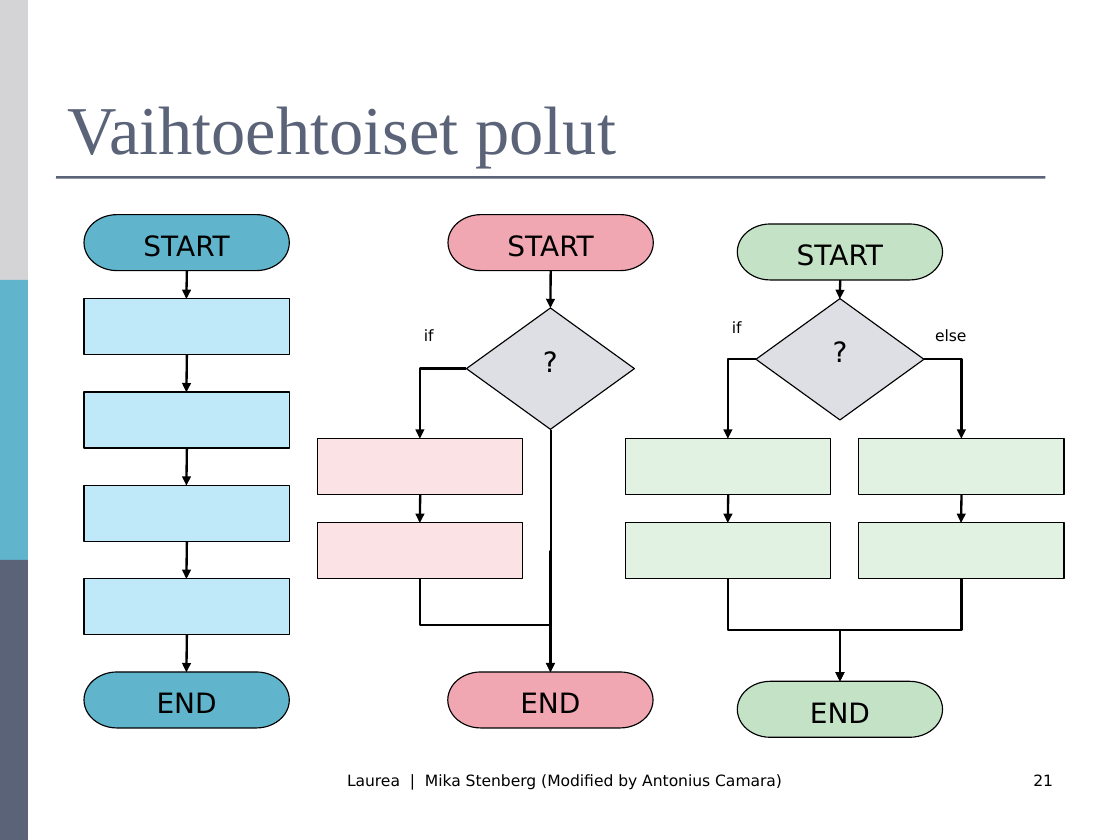
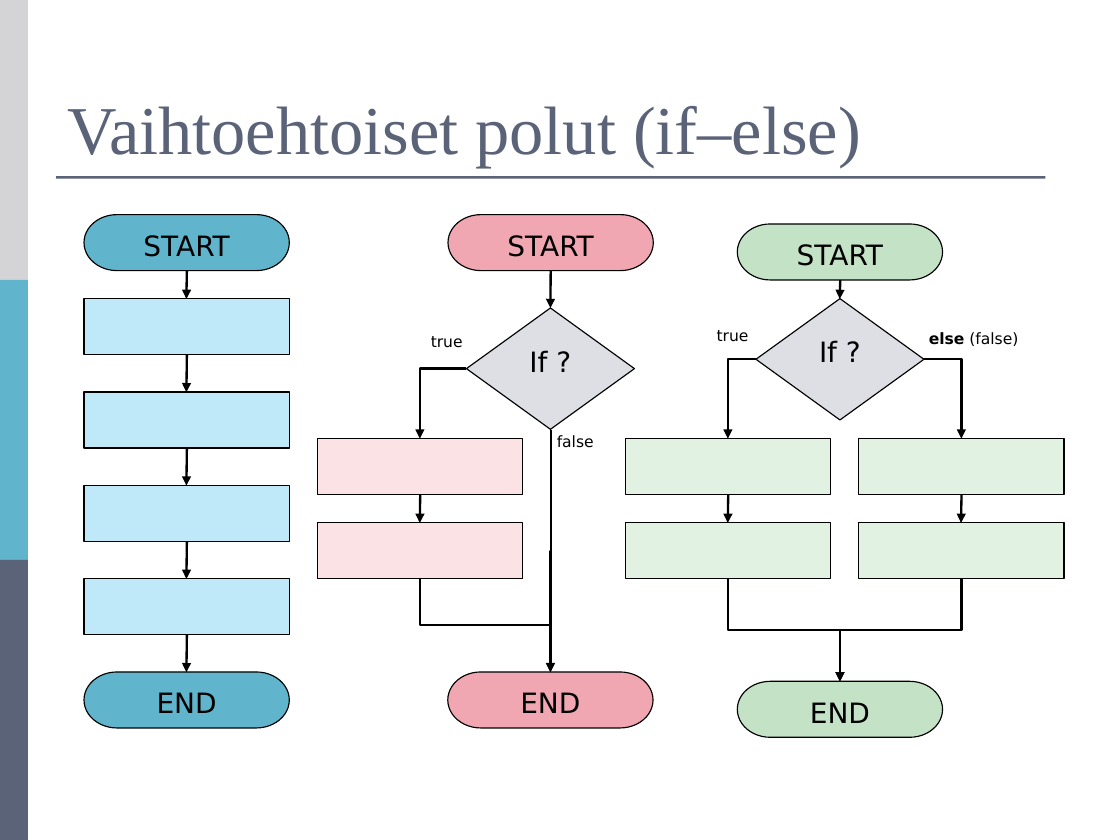
Before and after one commit to mjstenbe/OO_2017, a slide deck: slide 21 of Lecture materials (Antonius)/R0027-Luento-4-Ehto-Toistolauseet.ppt. Drawn at 1120x840 pixels with LibreOffice and Linux fonts; fonts in the diff are those of the drawing. Boxes give left, top, right and bottom in pixels: in the first picture for what was removed or moved away, otherwise in the second. Text is boxed around its words. In the diff, an @@ line names an element or a change of style, - is before the commit and + after.

```diff
--- a/Lecture materials (Antonius)/R0027-Luento-4-Ehto-Toistolauseet.ppt
+++ b/Lecture materials (Antonius)/R0027-Luento-4-Ehto-Toistolauseet.ppt
@@ title at [67, 106, 861, 167]: text changed @@
-Vaihtoehtoiset polut
+Vaihtoehtoiset polut (if–else)
@@ diamond "If ?": place and size @@
-diamond "If ?" at [732, 321, 742, 333]
+diamond "If ?" at [756, 299, 924, 420]
@@ diamond "If ?" at [756, 299, 924, 420]: fill none to #DDDFE5; outline none to #000000 0.74 pt @@
@@ diamond removed at [756, 299, 924, 420] @@
-?
@@ diamond "If ?" at [466, 308, 634, 429]: fill none to #DDDFE5; outline none to #000000 0.74 pt @@
@@ diamond "If ?": place and size @@
-diamond "If ?" at [424, 329, 434, 341]
+diamond "If ?" at [466, 308, 634, 429]
@@ diamond removed at [466, 308, 634, 429] @@
-?
@@ text added at [431, 336, 463, 348], 10 pt, text #000000 @@
+true
@@ text in diamond at [529, 350, 547, 372]: text changed; size 10 to 18 pt @@
-if
+If ?
@@ text added at [717, 330, 749, 342], 10 pt, text #000000 @@
+true
@@ text in diamond at [819, 340, 837, 362]: text changed; size 10 to 18 pt @@
-if
+If ?
@@ text at [929, 332, 1018, 346]: text changed @@
-else
+else (false)
@@ text added at [557, 435, 594, 448], 10 pt, text #000000 @@
+false
@@ text removed at [347, 774, 782, 790] @@
-Laurea | Mika Stenberg (Modified by Antonius Camara)
@@ page number removed at [1033, 774, 1053, 786] @@
-21
```
Also in this commit, not shown: 35 other slides changed, 6 other files.
